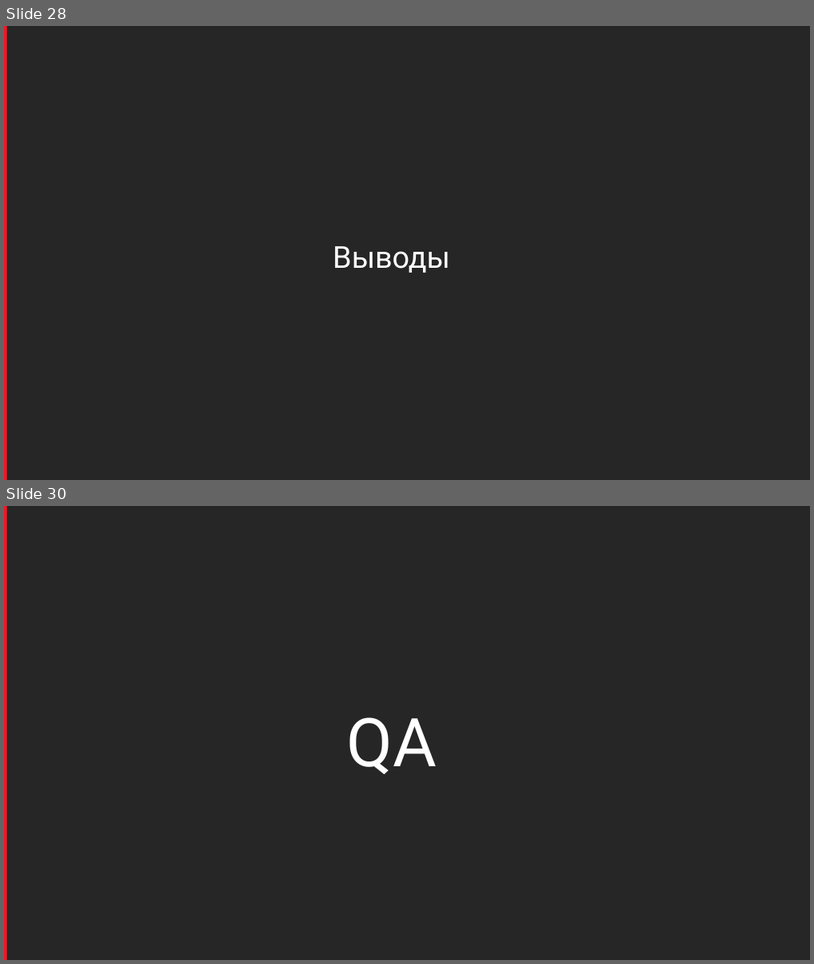
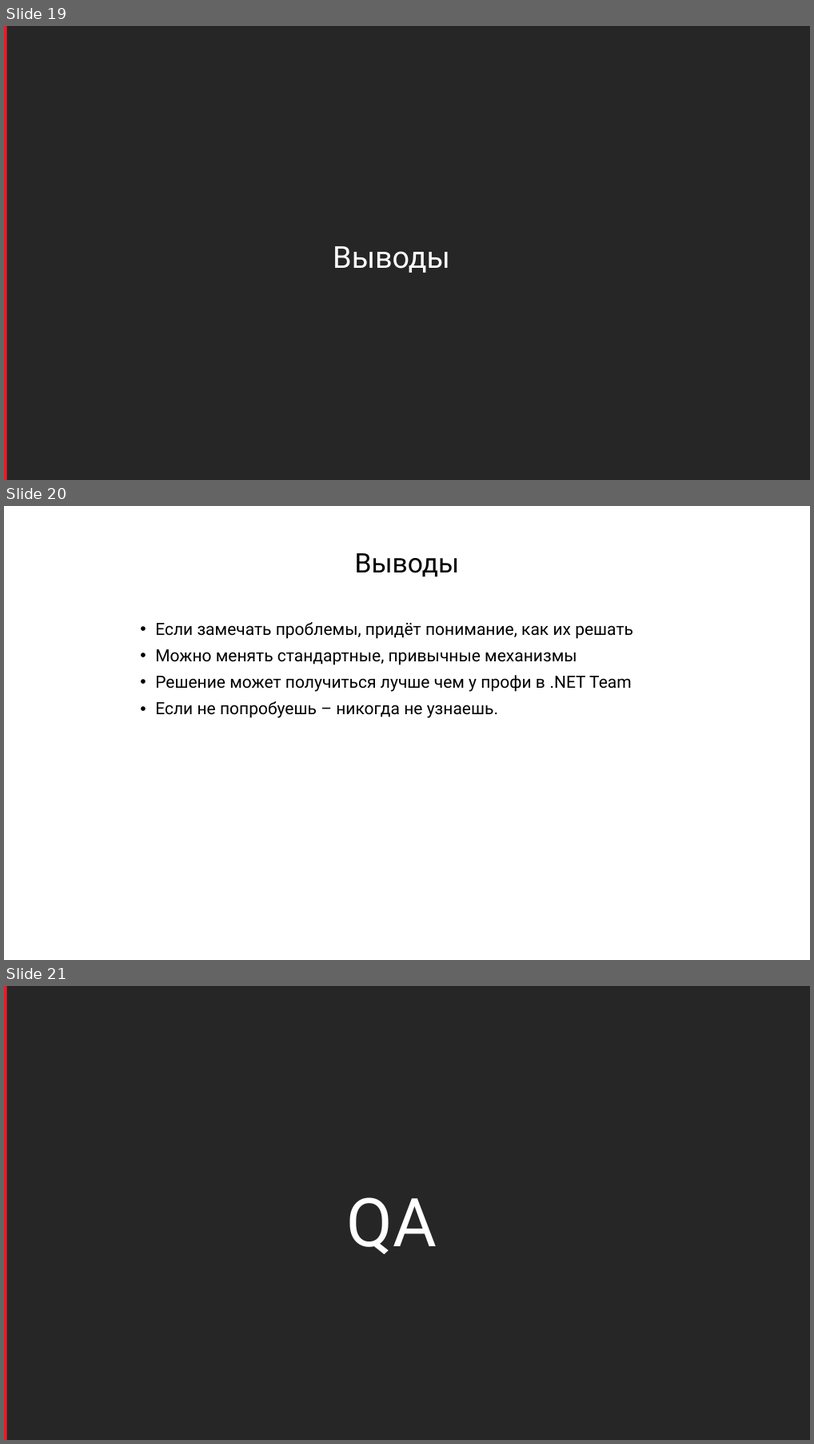
Before and after one commit to sidristij/dotnext-online-2021, a slide deck: 00-dotnext-threadpool.pptx. Shown one above the other, each under a label of ours: slides 28 and 30 before the commit, slides 19, 20 and 21 after it; the slides between them are not shown. The pictures are 814x964 and 814x1444 pixels, drawn with LibreOffice and Linux fonts; fonts in the diff are those of the drawing; background and template pictures are left out. Boxes give left, top, right and bottom in pixels: in the first picture for what was removed or moved away, otherwise in the second. Text is boxed around its words. In the diff, an @@ line names an element or a change of style, - is before the commit and + after.

```diff
--- a/00-dotnext-threadpool.pptx
+++ b/00-dotnext-threadpool.pptx
@@ slide 20 added at (4,506,810,960), background #FFFFFF @@
@@ rectangle added at (4,506,810,960), fill #FFFFFF @@
@@ rectangle added at (808,506,810,960), fill #548235 @@
@@ text added at (355,553,460,577), 32 pt, text #000000 @@
+Выводы
@@ text added at (155,622,634,718), 20 pt, text #000000 @@
+• Если замечать проблемы, придёт понимание, как их решать
+• Можно менять стандартные, привычные механизмы
+• Решение может получиться лучше чем у профи в .NET Team
+• Если не попробуешь – никогда не узнаешь.
@@ page number added at (4,929,50,954), 18 pt, text #FFFFFF @@
+20
@@ what was slide 28 is now slide 19 @@
@@ what was slide 30 is now slide 21 @@
```
Also in this commit, not shown: 4 slides changed, 12 other slides added, 22 slides removed.
